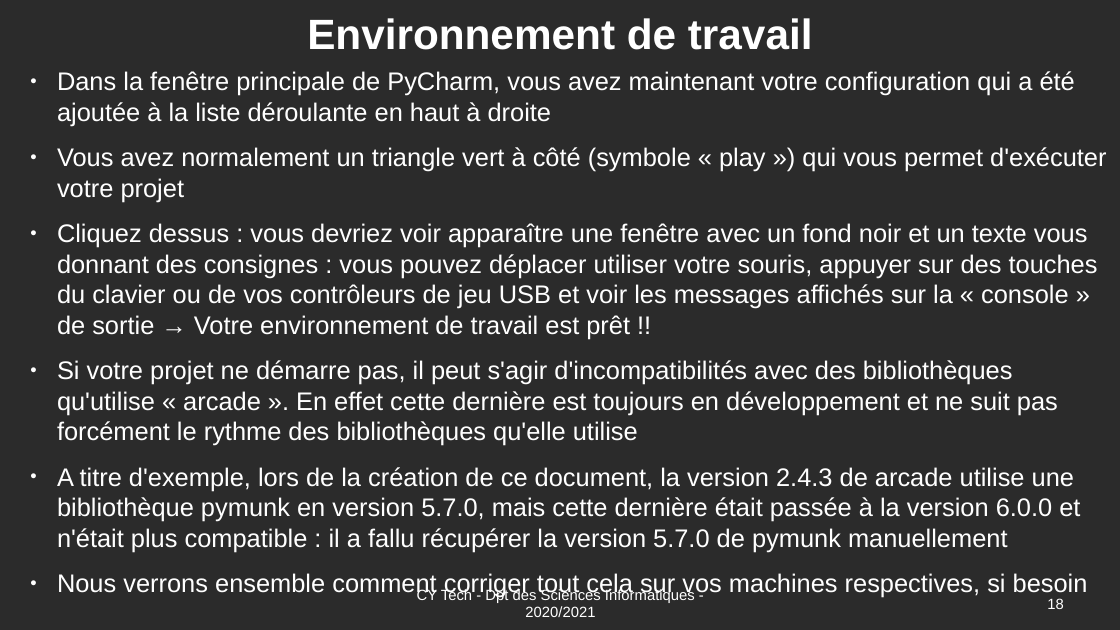
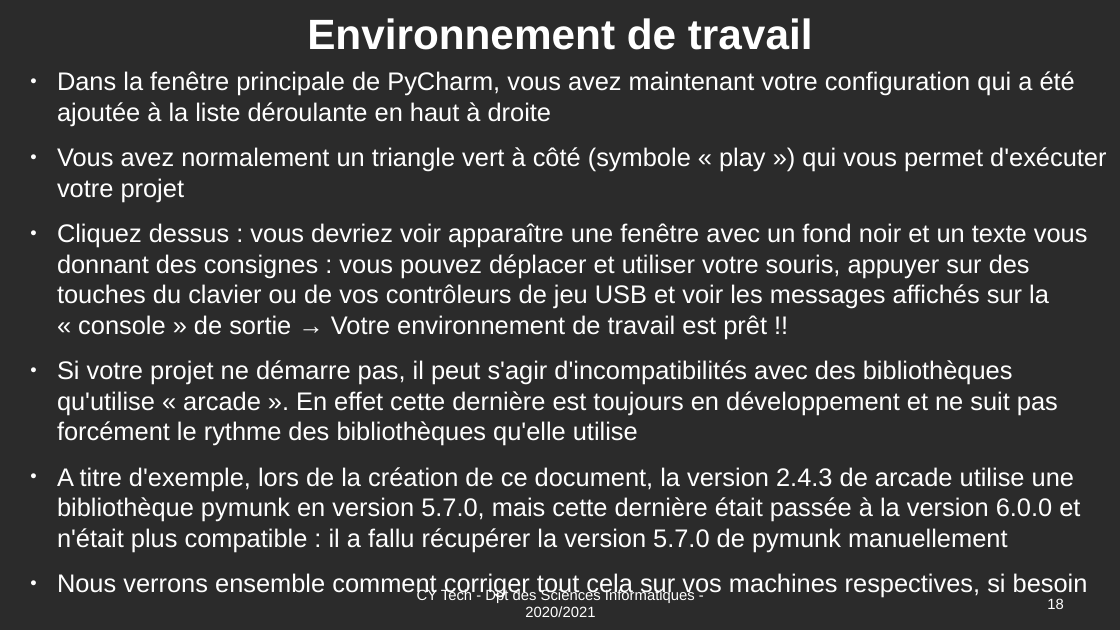
Before and after one commit to Romuald78/pyArcade, a slide deck: slide 18 of _wip/UE_Libre_Jeu_Arcade_Documentation.odp. Drawn at 1120x630 pixels with LibreOffice and Linux fonts; fonts in the diff are those of the drawing; background and template pictures are left out; a plain dark background stands for a picture behind light text. Boxes give left, top, right and bottom in pixels: in the first picture for what was removed or moved away, otherwise in the second. Text is boxed around its words. In the diff, an @@ line names an element or a change of style, - is before the commit and + after.

```diff
--- a/_wip/UE_Libre_Jeu_Arcade_Documentation.odp
+++ b/_wip/UE_Libre_Jeu_Arcade_Documentation.odp
@@ text at box(57, 223, 1088, 339): text changed @@
-● Cliquez dessus : vous devriez voir apparaître une fenêtre avec un fond noir et un texte vous donnant des consignes : vous pouvez déplacer utiliser votre souris, appuyer sur des touches du clavier ou de vos contrôleurs de jeu USB et voir les messages affichés sur la « console » de sortie → Votre environnement de travail est prêt !!
+● Cliquez dessus : vous devriez voir apparaître une fenêtre avec un fond noir et un texte vous donnant des consignes : vous pouvez déplacer et utiliser votre souris, appuyer sur des touches du clavier ou de vos contrôleurs de jeu USB et voir les messages affichés sur la « console » de sortie → Votre environnement de travail est prêt !!
```
Also in this commit, not shown: 5 other slides changed, 1 other file.
